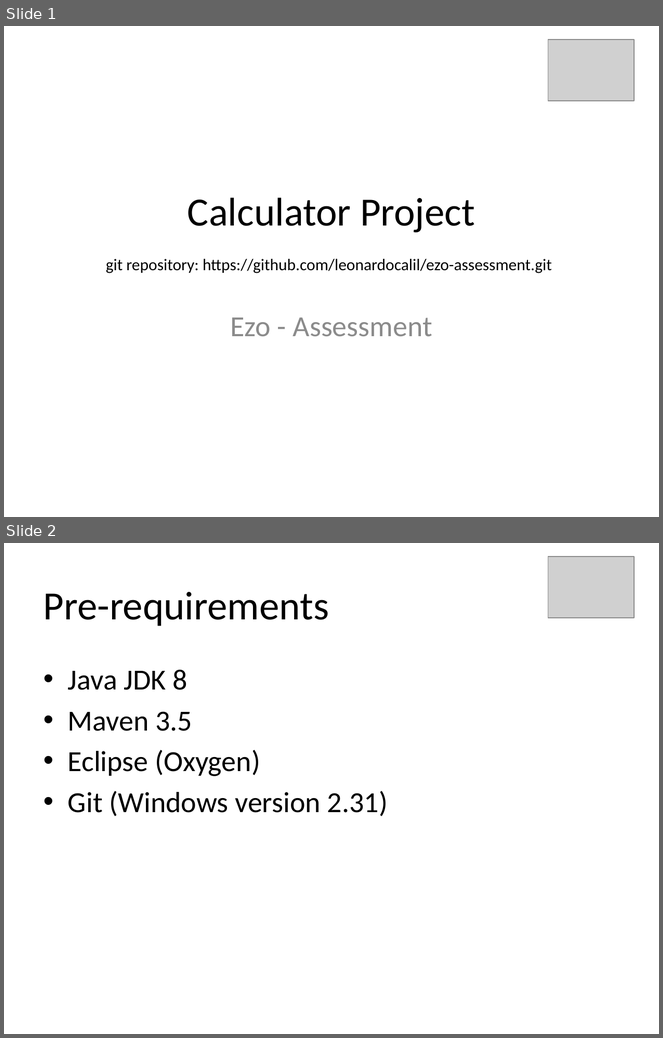
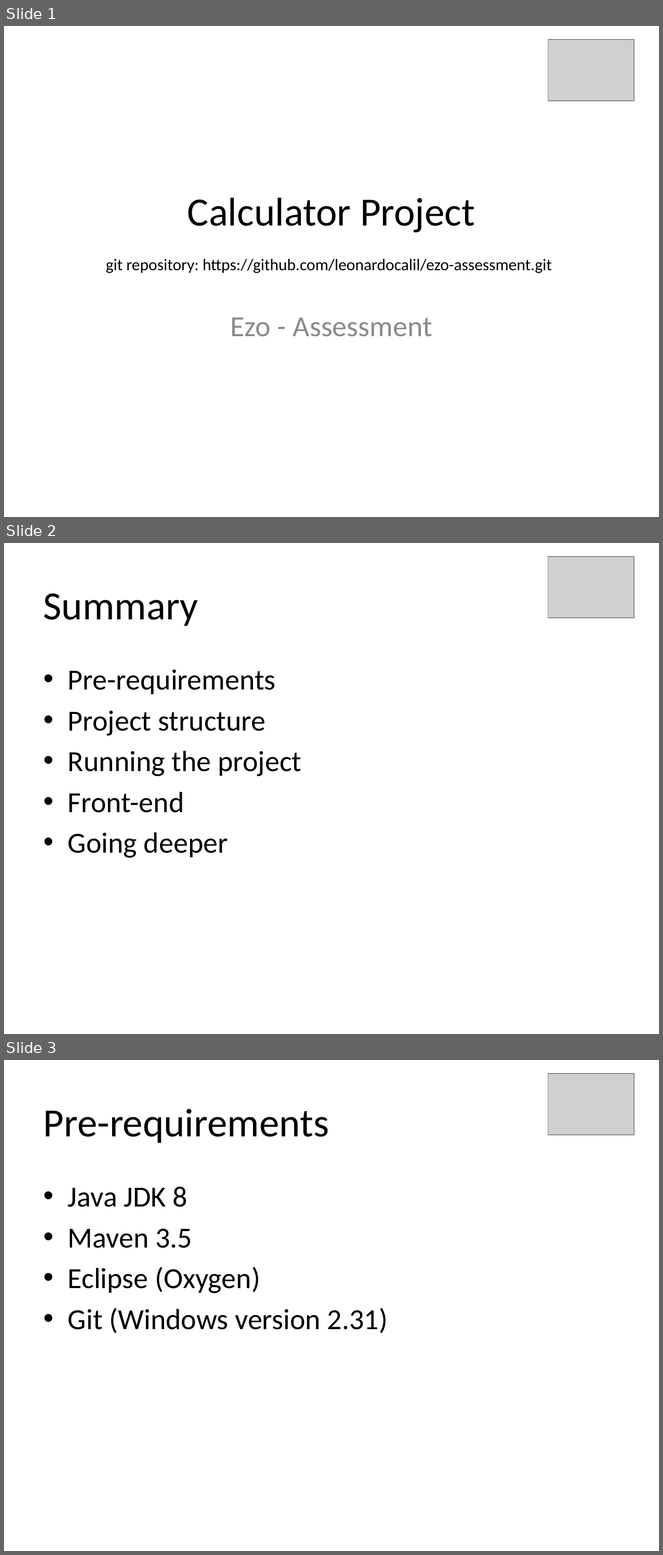
Before and after one commit to leonardocalil/ezo-assessment, a slide deck: Ezo-CalculatorProject.pptx. Shown one above the other, each under a label of ours: slides 1 and 2 before the commit, slides 1, 2 and 3 after it. The pictures are 663x1038 and 663x1555 pixels, drawn with LibreOffice and Linux fonts; fonts in the diff are those of the drawing; grey boxes stand for pictures. Boxes give left, top, right and bottom in pixels: in the first picture for what was removed or moved away, otherwise in the second. Text is boxed around its words. In the diff, an @@ line names an element or a change of style, - is before the commit and + after.

```diff
--- a/Ezo-CalculatorProject.pptx
+++ b/Ezo-CalculatorProject.pptx
@@ slide 2 added at bbox=[4, 543, 659, 1034], background #FFFFFF @@
@@ picture added at bbox=[548, 557, 634, 618] @@
@@ title added at bbox=[44, 593, 198, 626], 44 pt, text #000000 @@
+Summary
@@ text added at bbox=[68, 669, 301, 858], 32 pt, text #000000 @@
+• Pre-requirements
+• Project structure
+• Running the project
+• Front-end
+• Going deeper
@@ what was slide 2 is now slide 3 @@
```
Also in this commit, not shown: 1 slide changed, 1 other slide added, 2 other files.
